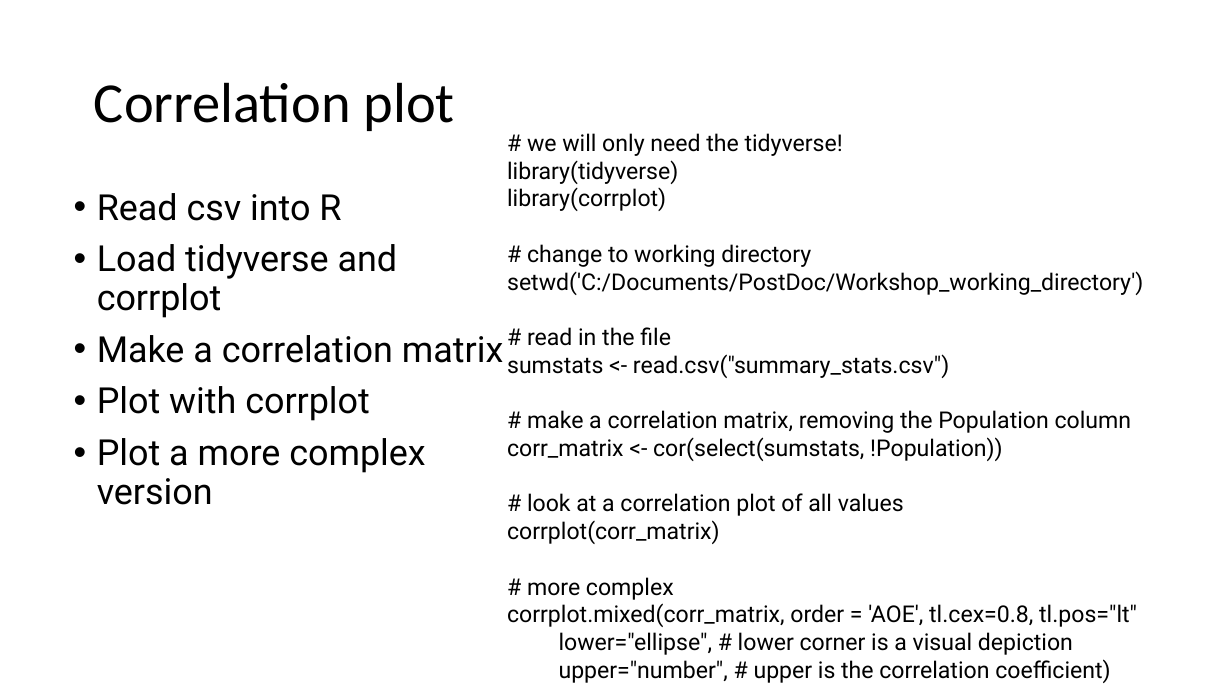
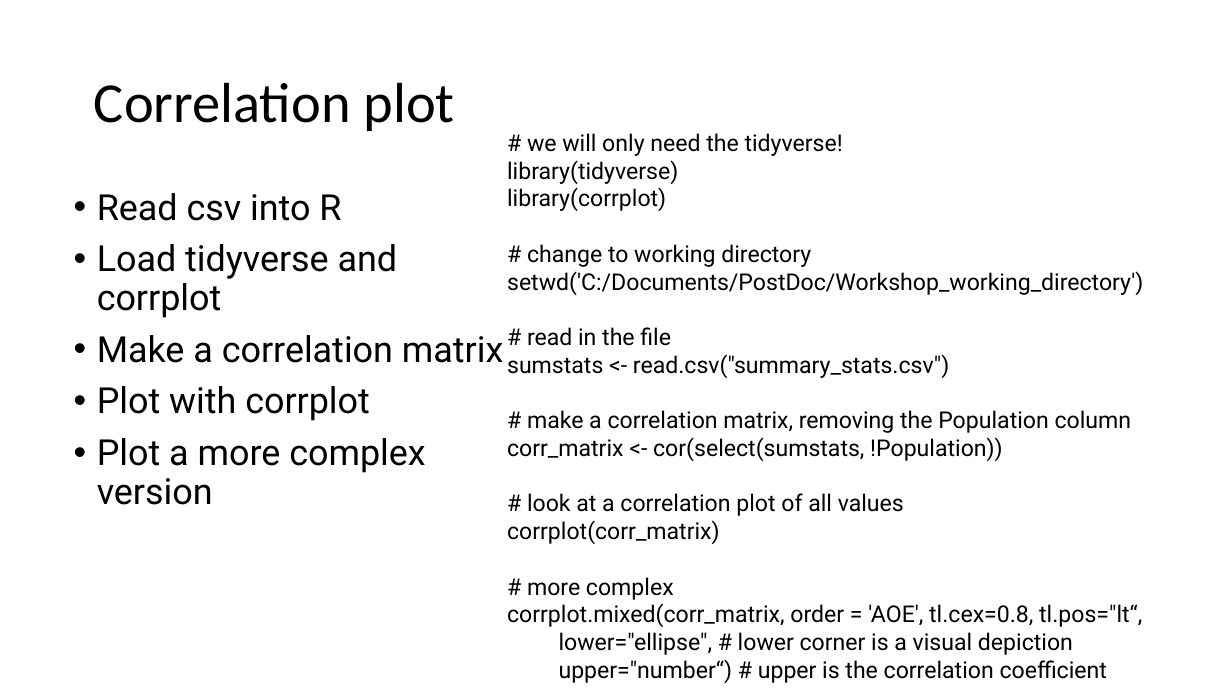
Before and after one commit to ethangyllenhaal/USP_RADSeq_2026, a slide deck: slide 8 of Part6_SummaryStatistics/Part6_SummaryStats.pptx (slide 7 before the commit). Drawn at 1232x693 pixels with LibreOffice and Linux fonts; fonts in the diff are those of the drawing. Boxes give left, top, right and bottom in pixels: in the first picture for what was removed or moved away, otherwise in the second. Text is boxed around its words. In the diff, an @@ line names an element or a change of style, - is before the commit and + after.

Commit message:
update p6 ppt

```diff
--- a/Part6_SummaryStatistics/Part6_SummaryStats.pptx
+++ b/Part6_SummaryStatistics/Part6_SummaryStats.pptx
@@ text at [507, 603, 1142, 627]: text changed @@
-corrplot.mixed(corr_matrix, order = 'AOE', tl.cex=0.8, tl.pos="lt"
+corrplot.mixed(corr_matrix, order = 'AOE', tl.cex=0.8, tl.pos="lt“,
@@ text at [559, 660, 1107, 683]: text changed @@
-upper="number", # upper is the correlation coefficient)
+upper="number“) # upper is the correlation coefficient
```
Also in this commit, not shown: 1 other slide changed, 1 slide added.
